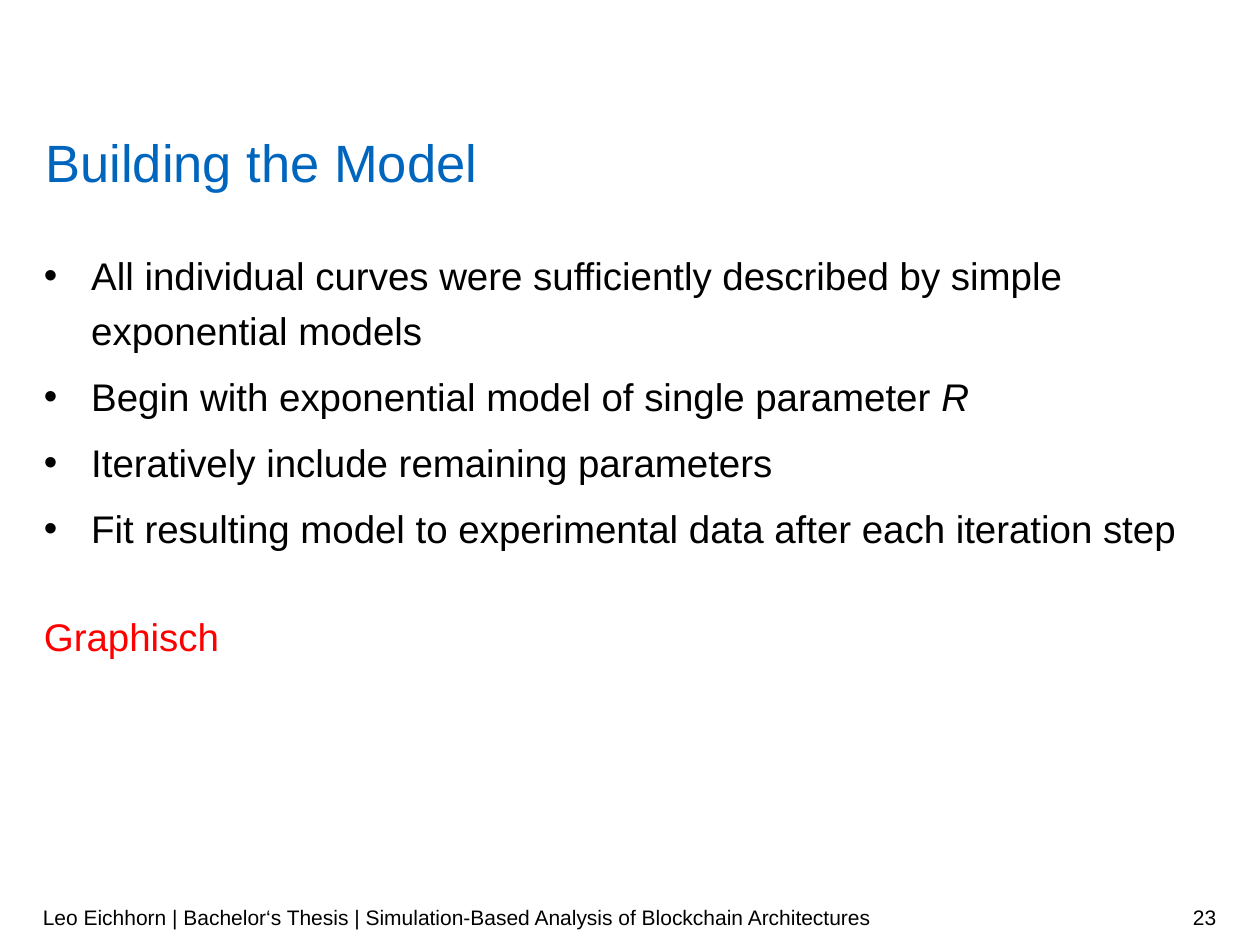
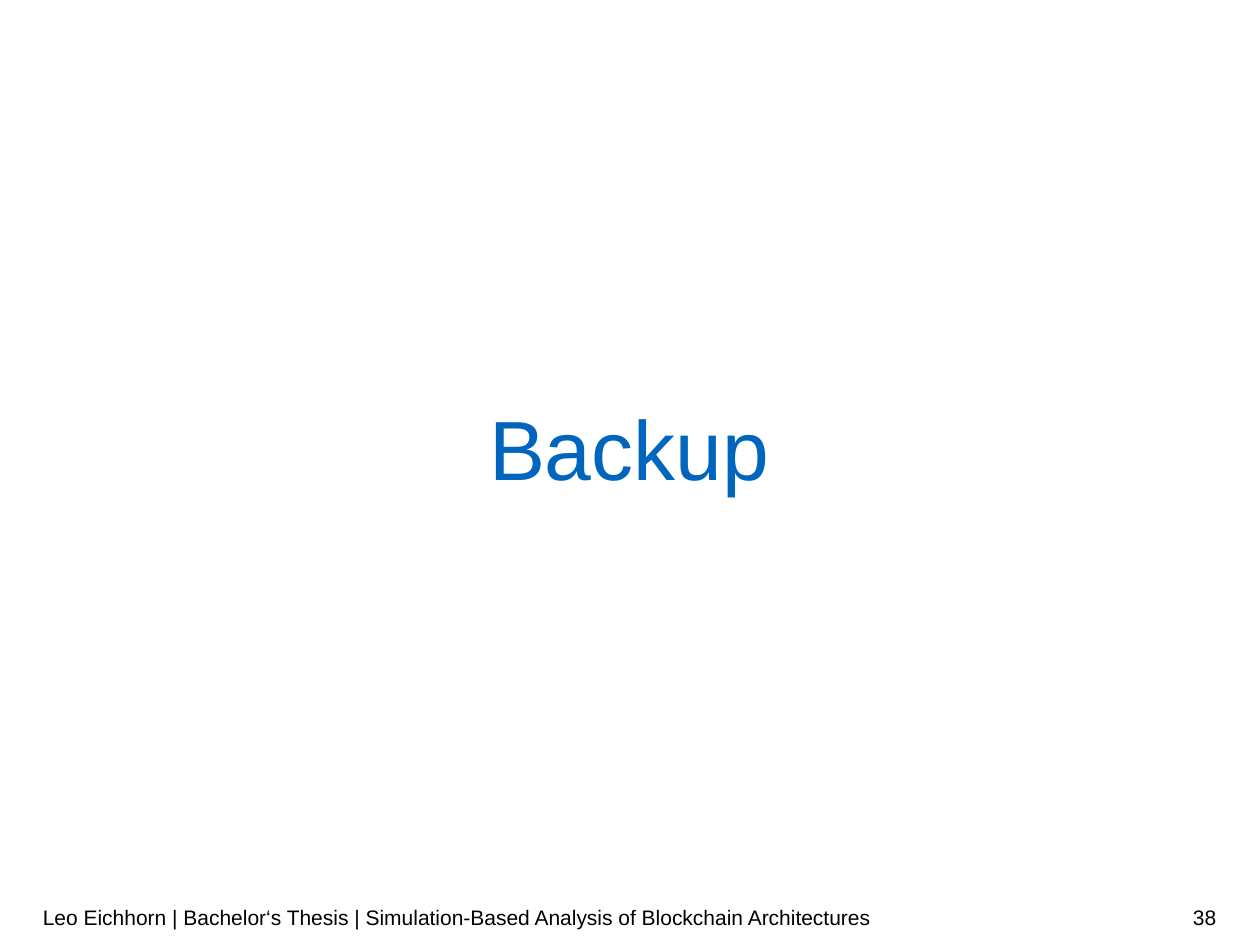
Before and after one commit to LeoEichhorn/Blockchain, a slide deck: slide 38 of Presentation/Blockchain.pptx (slide 23 before the commit). Drawn at 1260x945 pixels with LibreOffice and Linux fonts; fonts in the diff are those of the drawing; background and template pictures are left out. Boxes give left, top, right and bottom in pixels: in the first picture for what was removed or moved away, otherwise in the second. Text is boxed around its words. In the diff, an @@ line names an element or a change of style, - is before the commit and + after.

```diff
--- a/Presentation/Blockchain.pptx
+++ b/Presentation/Blockchain.pptx
@@ title removed at [45, 144, 477, 193] @@
-Building the Model
@@ text removed at [44, 262, 1176, 659] @@
-• All individual curves were sufficiently described by simple exponential models
-• Begin with exponential model of single parameter R
-• Iteratively include remaining parameters
-• Fit resulting model to experimental data after each iteration step
-Graphisch
@@ title added at [489, 419, 769, 496], 48 pt, text #0065BD @@
+Backup
@@ page number at [1193, 910, 1216, 926]: text changed @@
-23
+38
```
Also in this commit, not shown: 8 other slides changed, 27 slides added, 34 other files.
